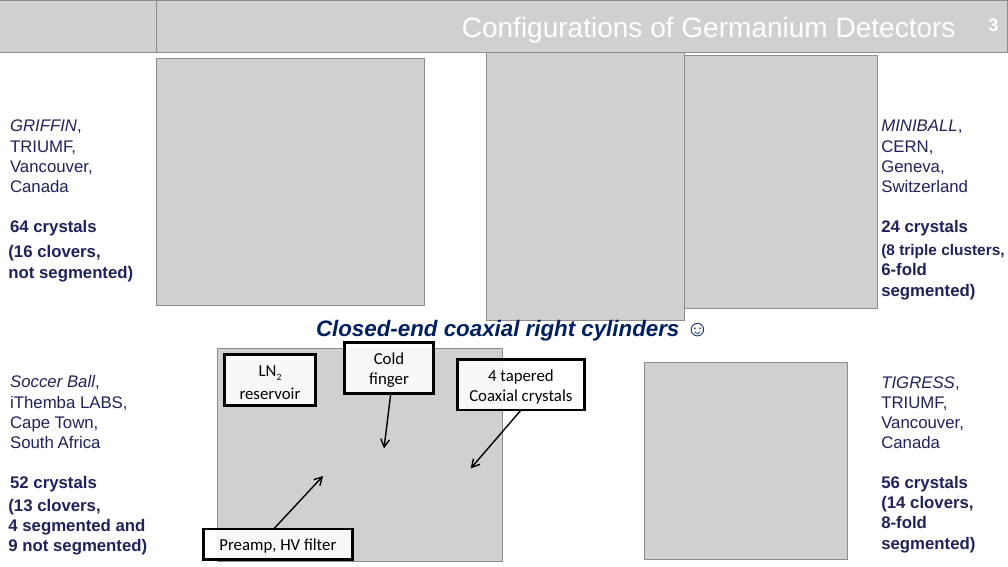
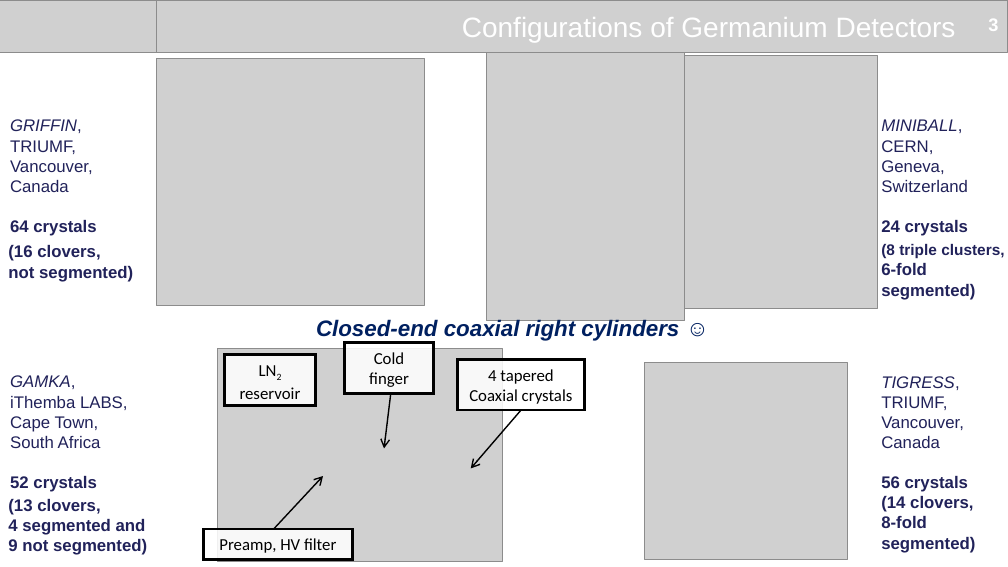
Before and after one commit to UWCNuclear/DetectorEfficiency, a slide deck: slide 3 of Introduction.pptx. Drawn at 1008x567 pixels with LibreOffice and Linux fonts; fonts in the diff are those of the drawing; grey boxes stand for pictures. Boxes give left, top, right and bottom in pixels: in the first picture for what was removed or moved away, otherwise in the second. Text is boxed around its words. In the diff, an @@ line names an element or a change of style, - is before the commit and + after.

```diff
--- a/Introduction.pptx
+++ b/Introduction.pptx
@@ text at box(10, 375, 75, 389): text changed @@
-Soccer Ball,
+GAMKA,
```
Also in this commit, not shown: 6 other slides changed, 1 other file.
